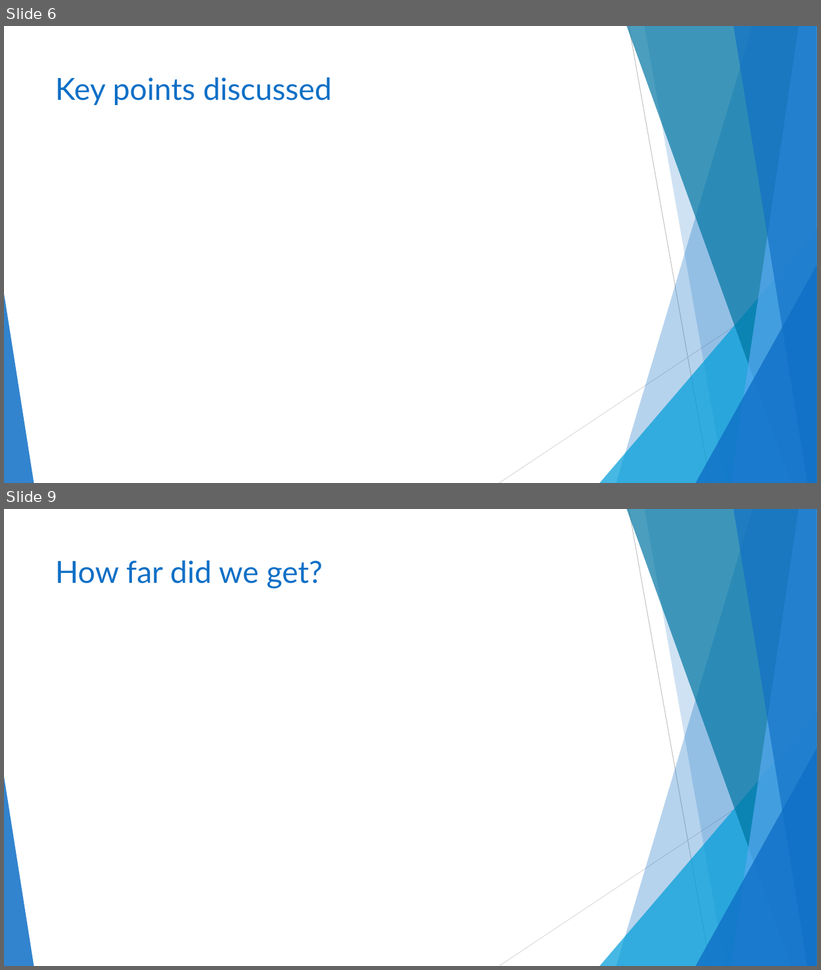
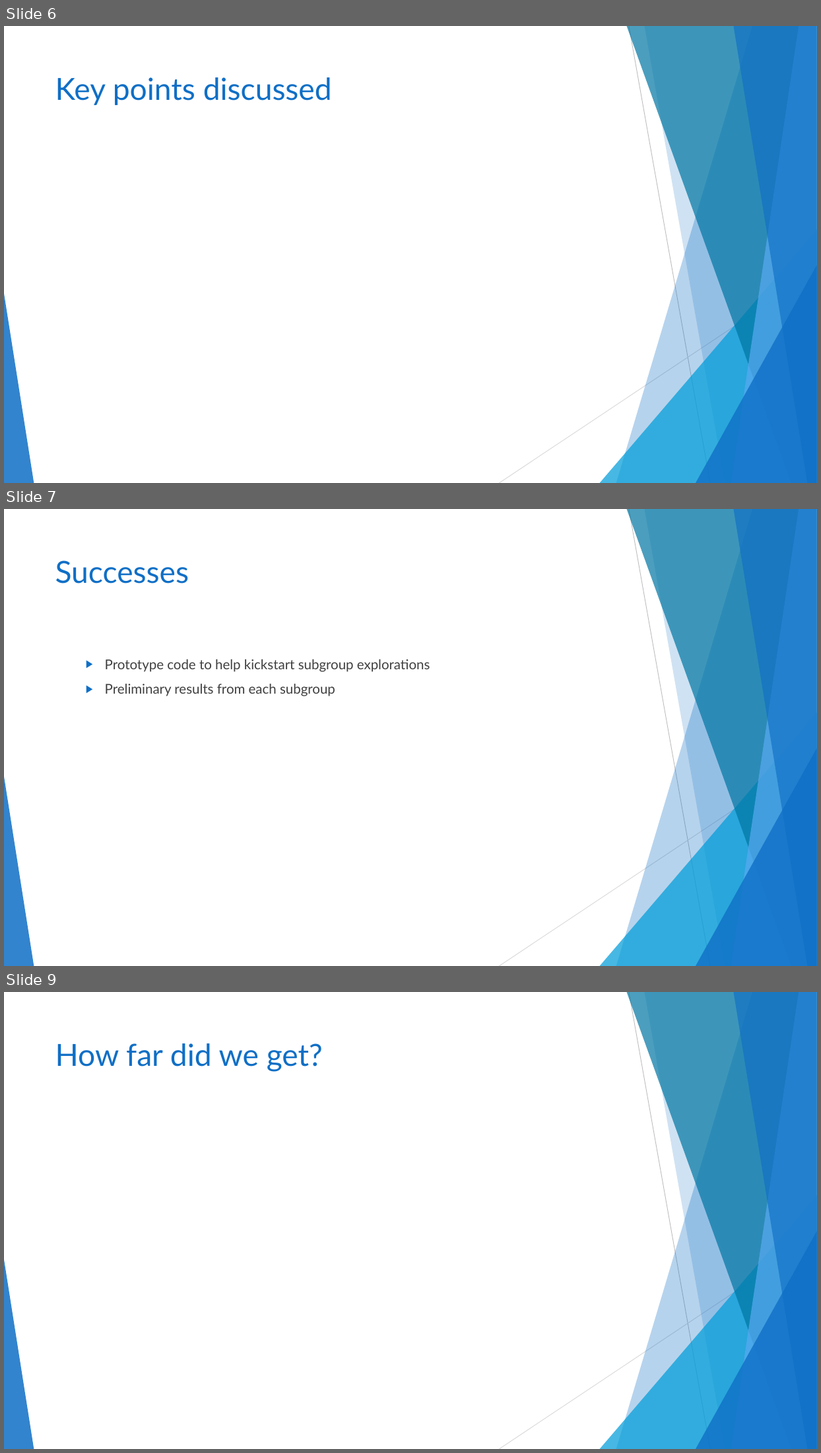
Before and after one commit to TESA-workshops/sim-geostat-survey, a slide deck: report/sim-geostat-survey-report.pptx. Shown one above the other, each under a label of ours: slides 6 and 9 before the commit, slides 6, 7 and 9 after it; the slides between them are not shown. The pictures are 821x970 and 821x1453 pixels, drawn with LibreOffice and Linux fonts; fonts in the diff are those of the drawing. Boxes give left, top, right and bottom in pixels: in the first picture for what was removed or moved away, otherwise in the second. Text is boxed around its words. In the diff, an @@ line names an element or a change of style, - is before the commit and + after.

Commit message:
Initial thoughts on successes and challenges

```diff
--- a/report/sim-geostat-survey-report.pptx
+++ b/report/sim-geostat-survey-report.pptx
@@ slide 7 added at (x1=4, y1=509, x2=817, y2=966), background #FFFFFF; not listed: 10 template elements that a slide beside it also shows @@
@@ title added at (x1=55, y1=560, x2=189, y2=584), 36 pt, text #0F6FC6 @@
+Successes
@@ text added at (x1=105, y1=659, x2=430, y2=696), 16 pt, text #404040 @@
+  ▶ Prototype code to help kickstart subgroup explorations
+  ▶ Preliminary results from each subgroup
```
Also in this commit, not shown: 1 other slide added, 2 slides removed, 1 other file.
